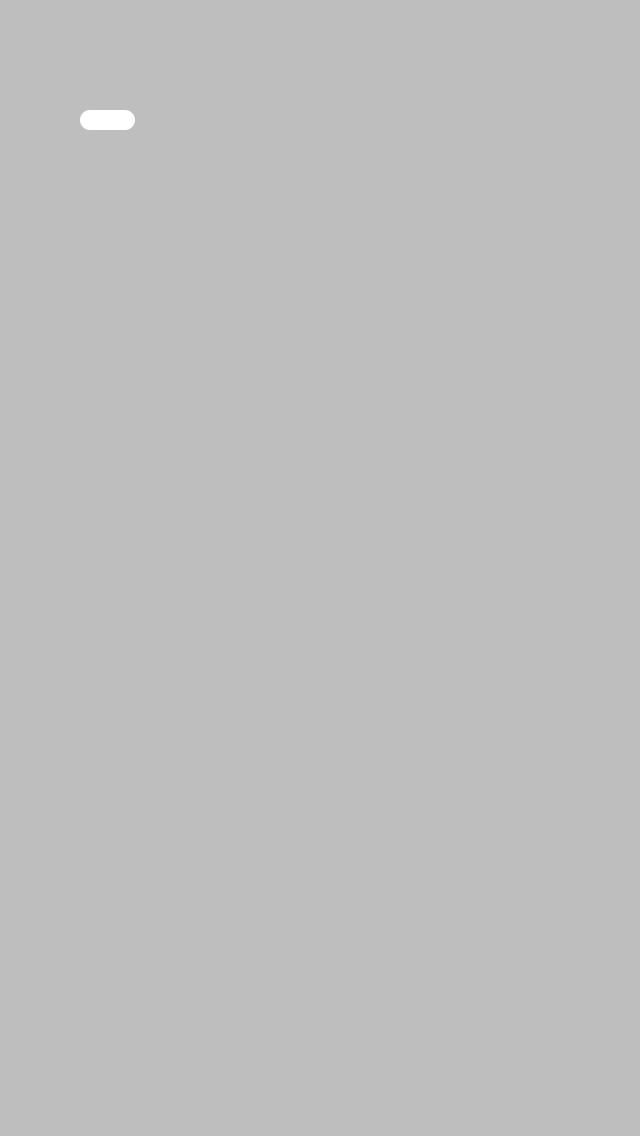
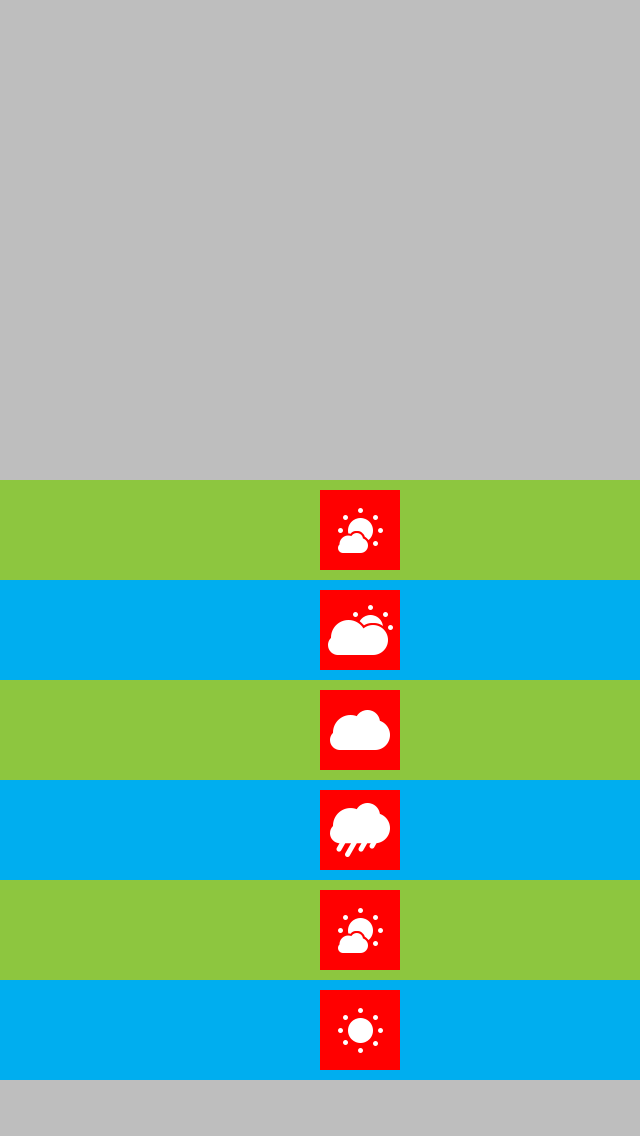
Comparing the layer stacks of the two (640, 1136) images. Changes:
added layer "sunny" above "rainy" over (x1=338, y1=1008, x2=383, y2=1053)
added layer "rainy" above "mostlyCloud" over (x1=330, y1=803, x2=390, y2=857)
added group "mostlyCloud" with 2 layers above "mostlySunny copy" over (x1=328, y1=605, x2=393, y2=655)
added layer "cloud_sunny" in group "mostlyCloud" over (x1=328, y1=620, x2=388, y2=655)
added group "mostlySunny copy" with 2 layers above "mostlySunny" over (x1=338, y1=908, x2=383, y2=953)
added layer "sunny2" (1st of 2, in "mostlySunny copy") in group "mostlySunny copy" over (x1=338, y1=908, x2=383, y2=946)
added group "mostlySunny" with 2 layers above "cloud" over (x1=338, y1=508, x2=383, y2=553)
added layer "sunny2" (2nd of 2, in "mostlySunny") in group "mostlySunny" over (x1=338, y1=508, x2=383, y2=546)
renamed "Rounded Rectangle 1" to "cloud", painted on it over (x1=80, y1=110, x2=390, y2=750)
added layer "red copy 3" (1st of 2) above "green copy 2" over (x1=320, y1=490, x2=400, y2=570)
added layer "green copy 2" above "red copy 3" over (x1=0, y1=480, x2=640, y2=580)
added layer "red copy 3" (2nd of 2) above "blue copy 2" over (x1=320, y1=590, x2=400, y2=670)
added layer "blue copy 2" above "red copy 2" over (x1=0, y1=580, x2=640, y2=680)
added layer "red copy 2" (1st of 2) above "green copy" over (x1=320, y1=690, x2=400, y2=770)
added layer "green copy" above "red copy 2" over (x1=0, y1=680, x2=640, y2=780)
added layer "red copy 2" (2nd of 2) above "blue copy" over (x1=320, y1=790, x2=400, y2=870)
added layer "blue copy" above "red copy" over (x1=0, y1=780, x2=640, y2=880)
added layer "red copy" above "green" over (x1=320, y1=890, x2=400, y2=970)
added layer "green" above "red" over (x1=0, y1=880, x2=640, y2=980)
added layer "red" above "blue" over (x1=320, y1=990, x2=400, y2=1070)
added layer "blue" above "Layer 0" over (x1=0, y1=980, x2=640, y2=1080)
…and 3 more changes (3 added)
